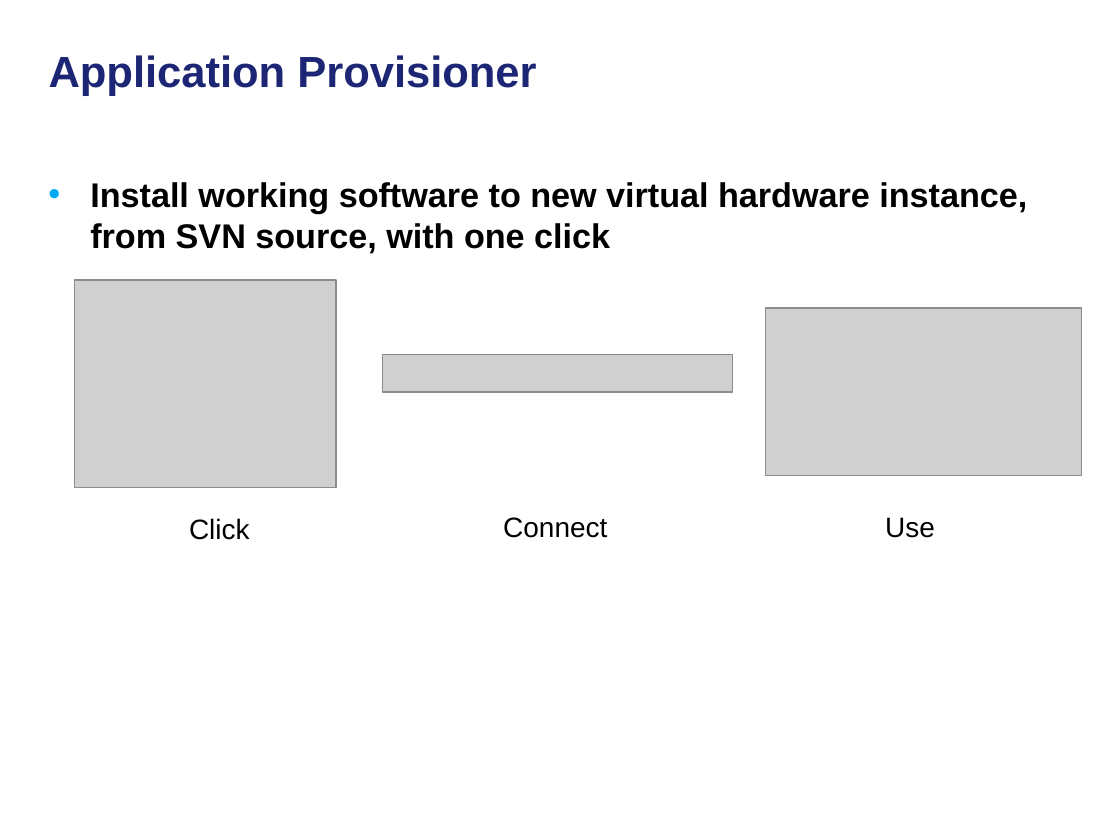
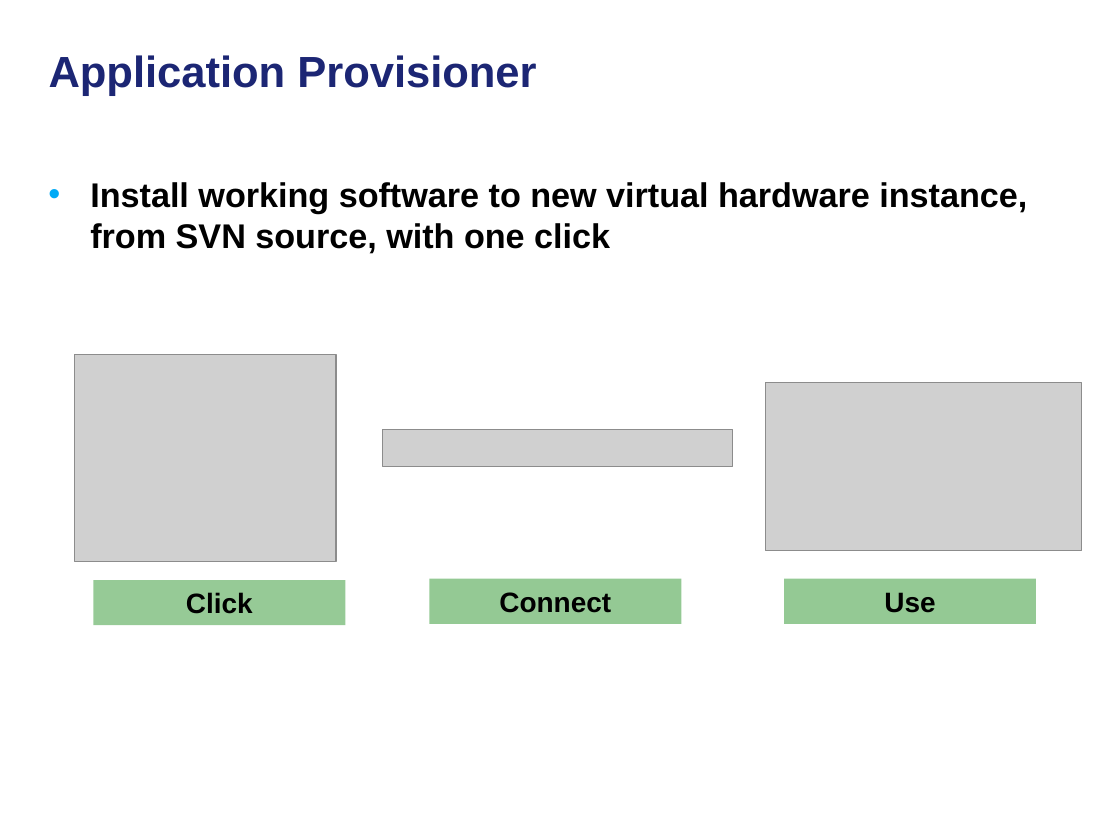
Before and after one commit to NCIP/automation, a slide deck: slide 6 of docs/continuous-delivery-caehr.ppt (slide 5 before the commit). Drawn at 1120x840 pixels with LibreOffice and Linux fonts; fonts in the diff are those of the drawing; grey boxes stand for pictures; background and template pictures are left out. Boxes give left, top, right and bottom in pixels: in the first picture for what was removed or moved away, otherwise in the second. Text is boxed around its words. In the diff, an @@ line names an element or a change of style, - is before the commit and + after.

```diff
--- a/docs/continuous-delivery-caehr.ppt
+++ b/docs/continuous-delivery-caehr.ppt
@@ rectangle "Click" at <box>93,580,345,625</box>: bold on; fill none to #008000 at 41% opacity @@
@@ rectangle "Connect" at <box>429,579,681,624</box>: bold on; fill none to #008000 at 42% opacity @@
@@ 3 pictures, 3 rectangles: place and size @@
-3 pictures, 3 rectangles at <box>75,280,1081,540</box>
+3 pictures, 3 rectangles at <box>75,355,1081,625</box>
@@ rectangle "Use" at <box>784,579,1036,624</box>: bold on; fill none to #008000 at 42% opacity @@
```
Also in this commit, not shown: 16 other slides changed, 3 slides added.
